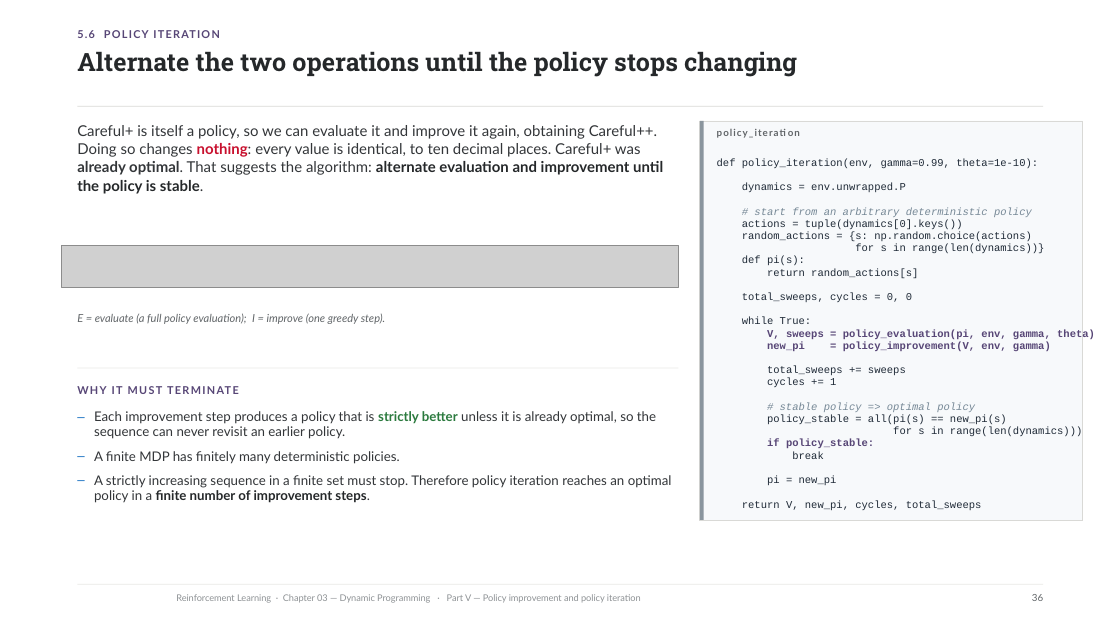
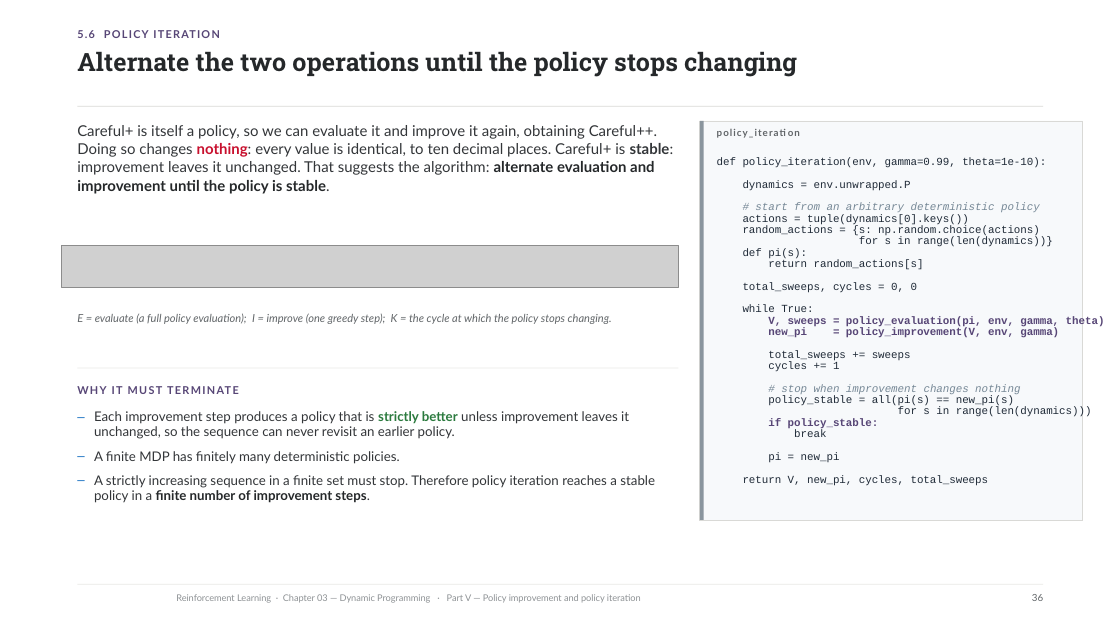
Before and after one commit to riccardoberta/reinforcement-learning, a slide deck: slide 36 of 03 - Dynamic Programming/slides.pptx. Drawn at 1120x630 pixels with LibreOffice and Linux fonts; fonts in the diff are those of the drawing; grey boxes stand for pictures; background and template pictures are left out. Boxes give left, top, right and bottom in pixels: in the first picture for what was removed or moved away, otherwise in the second. Text is boxed around its words. In the diff, an @@ line names an element or a change of style, - is before the commit and + after.

```diff
--- a/03 - Dynamic Programming/slides.pptx
+++ b/03 - Dynamic Programming/slides.pptx
@@ text at (77,125,674,194): text changed @@
-Careful+ is itself a policy, so we can evaluate it and improve it again, obtaining Careful++. Doing so changes nothing: every value is identical, to ten decimal places. Careful+ was already optimal. That suggests the algorithm: alternate evaluation and improvement until the policy is stable.
+Careful+ is itself a policy, so we can evaluate it and improve it again, obtaining Careful++. Doing so changes nothing: every value is identical, to ten decimal places. Careful+ is stable: improvement leaves it unchanged. That suggests the algorithm: alternate evaluation and improvement until the policy is stable.
@@ text at (717,157,1092,486): size 9 to 9.3 pt; line spacing 10.4pt to 9.7pt @@
@@ text at (77,313,612,324): text changed @@
-E = evaluate (a full policy evaluation); I = improve (one greedy step).
+E = evaluate (a full policy evaluation); I = improve (one greedy step); K = the cycle at which the policy stops changing.
@@ text at (781,384,1020,394): text changed; size 9 to 9.3 pt @@
-# stable policy => optimal policy
+# stop when improvement changes nothing
@@ text at (94,411,629,439): text changed @@
-– Each improvement step produces a policy that is strictly better unless it is already optimal, so the sequence can never revisit an earlier policy.
+– Each improvement step produces a policy that is strictly better unless improvement leaves it unchanged, so the sequence can never revisit an earlier policy.
@@ text at (94,475,655,503): text changed @@
-– A strictly increasing sequence in a finite set must stop. Therefore policy iteration reaches an optimal policy in a finite number of improvement steps.
+– A strictly increasing sequence in a finite set must stop. Therefore policy iteration reaches a stable policy in a finite number of improvement steps.
```
Also in this commit, not shown: 27 other slides changed, 14 other files.
